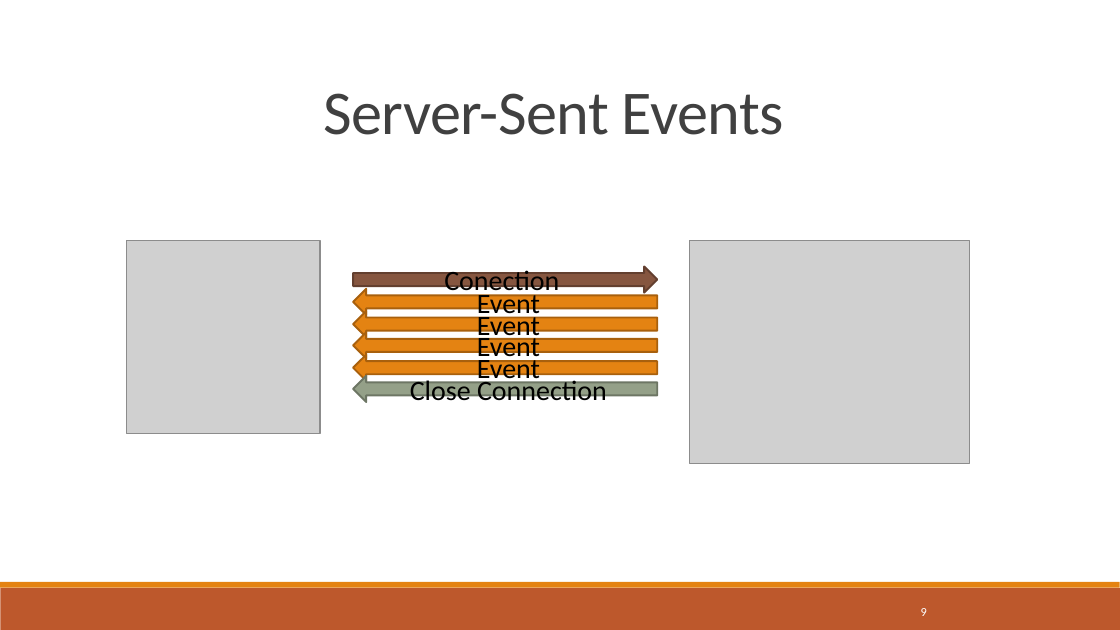
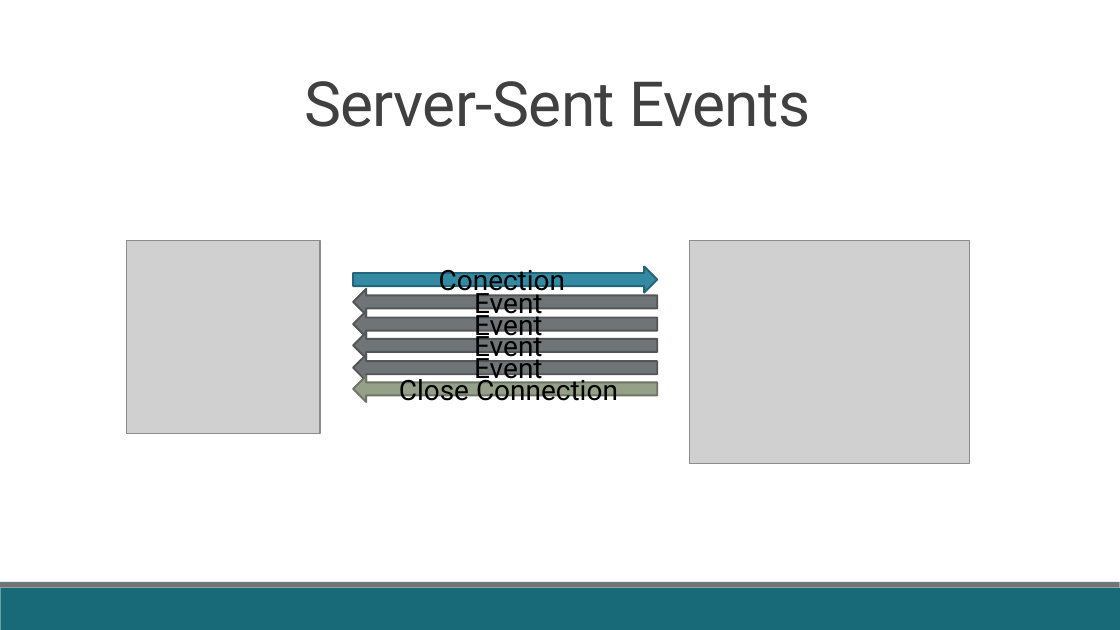
Before and after one commit to fabricioveronez/SignalR_Exemplos, a slide deck: slide 9 of docs/Apresentacao.pptx. Drawn at 1120x630 pixels with LibreOffice and Linux fonts; fonts in the diff are those of the drawing; grey boxes stand for pictures. Boxes give left, top, right and bottom in pixels: in the first picture for what was removed or moved away, otherwise in the second. Text is boxed around its words. In the diff, an @@ line names an element or a change of style, - is before the commit and + after.

```diff
--- a/docs/Apresentacao.pptx
+++ b/docs/Apresentacao.pptx
@@ title "Server-Sent Events" at [304, 81, 810, 127]: font Calibri to Roboto @@
@@ title "Server-Sent Events": place and size @@
-title "Server-Sent Events" at [323, 93, 784, 135]
+title "Server-Sent Events" at [304, 81, 810, 127]
@@ right arrow "Conection" at [353, 267, 657, 292]: font Calibri to Roboto; fill #865640 to #3489A3; outline #63402F 1.25 pt to #266579 1.25 pt @@
@@ font Calibri to Roboto; fill #E48312 to #6F7577; outline #A9610D 1.25 pt to #525758 1.25 pt in 4 elements at [353, 289, 657, 315], [353, 311, 657, 337], [353, 333, 657, 358], [353, 355, 657, 381] @@
@@ right arrow "Close Connection" at [353, 376, 657, 402]: font Calibri to Roboto @@
@@ rectangle at [0, 588, 1120, 630]: fill #BD582C to #186A78 @@
@@ rectangle at [0, 582, 1120, 588]: fill #E48312 to #6F7577 @@
@@ page number removed at [921, 608, 927, 616] @@
-9
```
Also in this commit, not shown: 17 other slides changed, 2 slides removed.
